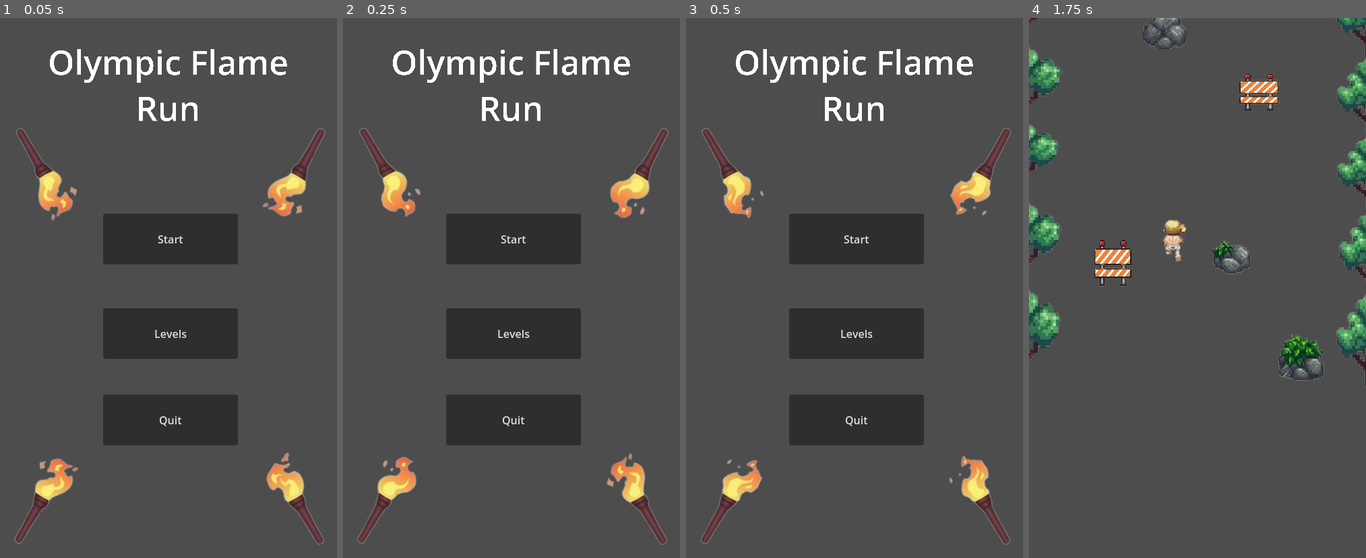
Above: before the commit, frames 1-4 (left to right).
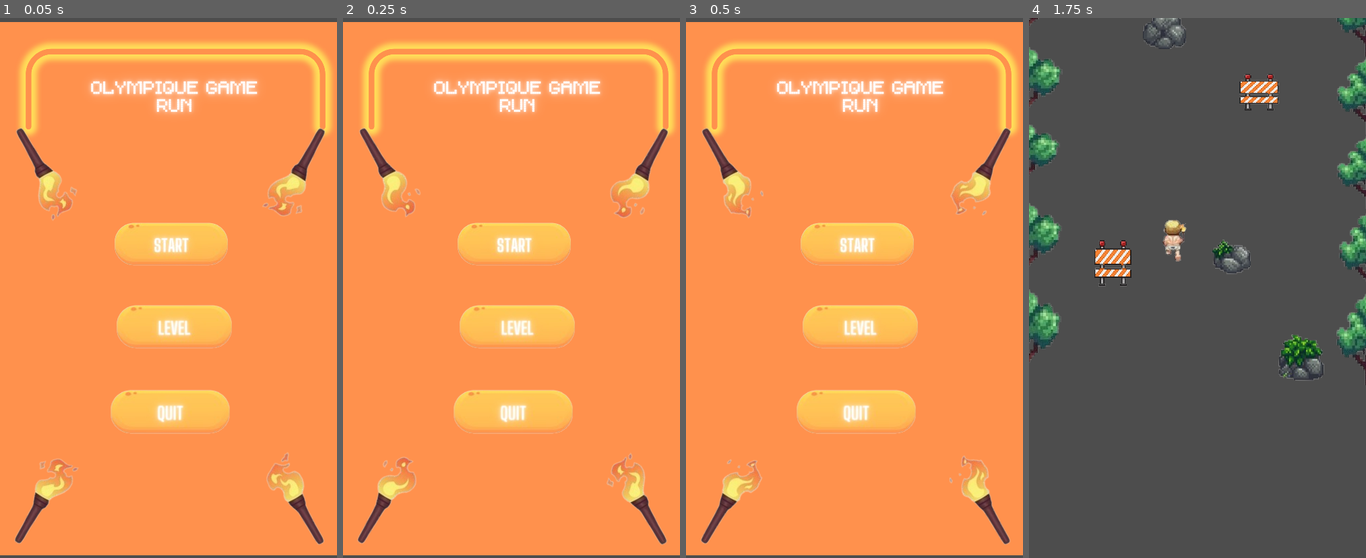
Above: after the commit, the same moments.

Repository: lxnbt/Olympic_Flame_JAM
Game: Godot game, scene res://menu.tscn
The game is run twice, just before and just after one commit, with the same random seed, the same clock (stepped at 60 frames per second) and the same inputs.
Inputs:
- Up to frame 1 (0.05 s): no input
- Up to frame 2 (0.25 s): no input
- Up to frame 3 (0.5 s): no input
- Up to frame 4 (1.75 s): click "Levels" at 0.5 s; click "1" at 1.25 s

The runs differ from the first frame. In frame 1, 96% of the frame differs, in the area x 0-100%, y 0-100%; in frame 2, 96%; in frame 3, 96%; in frame 4, nothing differs.

Commit message:
add the menus and worke on the level design

Diff:
--- a/src/menu.tscn
+++ b/src/menu.tscn
@@ -1,7 +1,11 @@
-[gd_scene load_steps=3 format=3 uid="uid://dgn4vsukahcw8"]
+[gd_scene load_steps=7 format=3 uid="uid://dgn4vsukahcw8"]
 
 [ext_resource type="Script" path="res://menu.gd" id="1_f8qra"]
 [ext_resource type="PackedScene" uid="uid://2ggaj5d5x7x8" path="res://scenes/moving_flame.tscn" id="2_annbp"]
+[ext_resource type="Texture2D" uid="uid://bg46iveevqww7" path="res://olympique game run(8).png" id="2_egg4j"]
+[ext_resource type="Texture2D" uid="uid://2tf38lmhq3uc" path="res://olympique_game_run_5_-removebg-preview.png" id="3_rs3k7"]
+[ext_resource type="Texture2D" uid="uid://co72ksxv4rl4b" path="res://olympique_game_run_7_-removebg-preview.png" id="4_c336m"]
+[ext_resource type="Texture2D" uid="uid://5w525incouqx" path="res://olympique_game_run_9_-removebg-preview(1).png" id="5_j2vcf"]
 
 [node name="Menu" type="Control"]
 layout_mode = 3
@@ -12,31 +16,6 @@
 grow_vertical = 2
 size_flags_horizontal = 0
 script = ExtResource("1_f8qra")
-
-[node name="Start" type="Button" parent="."]
-layout_mode = 2
-offset_left = 153.0
-offset_top = 290.0
-offset_right = 353.0
-offset_bottom = 365.0
-text = "Start"
-
-[node name="Levels" type="Button" parent="."]
-layout_mode = 2
-offset_left = 153.0
-offset_top = 430.0
-offset_right = 353.0
-offset_bottom = 505.0
-text = "Levels"
-
-[node name="Quit" type="Button" parent="."]
-layout_mode = 2
-offset_left = 153.0
-offset_top = 558.0
-offset_right = 353.0
-offset_bottom = 633.0
-size_flags_vertical = 0
-text = "Quit"
 
 [node name="Title" type="Label" parent="."]
 layout_mode = 0
@@ -49,6 +28,56 @@
 horizontal_alignment = 1
 vertical_alignment = 1
 
+[node name="Sprite2D" type="Sprite2D" parent="Title"]
+
+[node name="TextureRect" type="TextureRect" parent="."]
+layout_mode = 0
+offset_left = -21.0
+offset_top = 6.0
+offset_right = 536.0
+offset_bottom = 796.0
+texture = ExtResource("2_egg4j")
+expand_mode = 3
+
+[node name="Start" type="Button" parent="."]
+layout_mode = 2
+offset_left = 191.0
+offset_top = 315.0
+offset_right = 308.0
+offset_bottom = 365.0
+text = "Start"
+
+[node name="Sprite2D" type="Sprite2D" parent="Start"]
+position = Vector2(63, 20)
+texture = ExtResource("3_rs3k7")
+
+[node name="Levels" type="Button" parent="."]
+layout_mode = 2
+offset_left = 210.0
+offset_top = 430.0
+offset_right = 318.0
+offset_bottom = 480.0
+text = "Levels"
+
+[node name="Sprite2D" type="Sprite2D" parent="Levels"]
+position = Vector2(48.5, 27.5)
+scale = Vector2(1.01667, 1.01178)
+texture = ExtResource("4_c336m")
+
+[node name="Quit" type="Button" parent="."]
+layout_mode = 2
+offset_left = 203.0
+offset_top = 559.0
+offset_right = 290.0
+offset_bottom = 601.0
+size_flags_vertical = 0
+text = "Quit"
+
+[node name="Sprite2D" type="Sprite2D" parent="Quit"]
+position = Vector2(49.5, 24.5)
+scale = Vector2(1.05, 1.02189)
+texture = ExtResource("5_j2vcf")
+
 [node name="CharacterBody2D" parent="." instance=ExtResource("2_annbp")]
 
 [connection signal="pressed" from="Start" to="." method="_on_start_pressed"]
--- a/src/menu_levels.tscn
+++ b/src/menu_levels.tscn
@@ -1,45 +1,68 @@
-[gd_scene load_steps=2 format=3 uid="uid://b3hbi5sthfehe"]
+[gd_scene load_steps=5 format=3 uid="uid://b3hbi5sthfehe"]
 
 [ext_resource type="Script" path="res://menu_levels.gd" id="1_0y7e4"]
+[ext_resource type="Texture2D" uid="uid://6vyg22pj5q46" path="res://olympique_game_run_11_-removebg-preview.png" id="2_yxjwt"]
+[ext_resource type="Texture2D" uid="uid://bopfxve4l5aly" path="res://olympique_game_run_12_-removebg-preview.png" id="3_dmdul"]
+[ext_resource type="Texture2D" uid="uid://04c1huhowiv6" path="res://olympique_game_run_13_-removebg-preview.png" id="4_xvoxp"]
 
 [node name="Menu_levels" type="Control"]
 layout_mode = 3
 anchors_preset = 15
 anchor_right = 1.0
 anchor_bottom = 1.0
+offset_left = -4.0
+offset_top = -12.0
+offset_right = 8.0
+offset_bottom = -9.0
 grow_horizontal = 2
 grow_vertical = 2
 script = ExtResource("1_0y7e4")
 
 [node name="1" type="Button" parent="."]
 layout_mode = 0
-offset_left = 130.0
-offset_top = 200.0
-offset_right = 180.0
-offset_bottom = 250.0
+offset_left = 69.0
+offset_top = 181.0
+offset_right = 103.0
+offset_bottom = 212.0
 text = "1
 "
 
+[node name="Sprite2D" type="Sprite2D" parent="1"]
+position = Vector2(41, 93)
+scale = Vector2(0.797619, 0.649832)
+texture = ExtResource("2_yxjwt")
+
 [node name="2" type="Button" parent="."]
 layout_mode = 0
-offset_left = 230.0
-offset_top = 200.0
-offset_right = 280.0
-offset_bottom = 250.0
+offset_left = 236.0
+offset_top = 175.0
+offset_right = 257.0
+offset_bottom = 206.0
 text = "2"
+
+[node name="Sprite2D" type="Sprite2D" parent="2"]
+position = Vector2(36, 99.1875)
+scale = Vector2(0.847619, 0.639099)
+texture = ExtResource("3_dmdul")
 
 [node name="3" type="Button" parent="."]
 layout_mode = 0
-offset_left = 330.0
-offset_top = 200.0
-offset_right = 380.0
-offset_bottom = 250.0
+offset_left = 362.0
+offset_top = 177.0
+offset_right = 412.0
+offset_bottom = 227.0
 text = "3"
+
+[node name="Sprite2D" type="Sprite2D" parent="3"]
+position = Vector2(50, 111)
+scale = Vector2(0.769048, 0.739057)
+texture = ExtResource("4_xvoxp")
 
 [node name="Title" type="Label" parent="."]
 layout_mode = 0
+offset_top = -18.0
 offset_right = 9980.0
-offset_bottom = 3960.0
+offset_bottom = 3942.0
 scale = Vector2(0.05, 0.05)
 theme_override_font_sizes/font_size = 1000
 text = "Levels :"
Binary file added: src/olympique game run(8).png
Not shown, added: src/olympique game run(8).png.import
Binary file added: src/olympique_game_run_11_-removebg-preview.png
Not shown, added: src/olympique_game_run_11_-removebg-preview.png.import
Binary file added: src/olympique_game_run_12_-removebg-preview.png
Not shown, added: src/olympique_game_run_12_-removebg-preview.png.import
Binary file added: src/olympique_game_run_13_-removebg-preview.png
Not shown, added: src/olympique_game_run_13_-removebg-preview.png.import
Binary file added: src/olympique_game_run_5_-removebg-preview.png
Not shown, added: src/olympique_game_run_5_-removebg-preview.png.import
Binary file added: src/olympique_game_run_6_-removebg-preview(1).png
Not shown, added: src/olympique_game_run_6_-removebg-preview(1).png.import
(and 4 more such lines)
